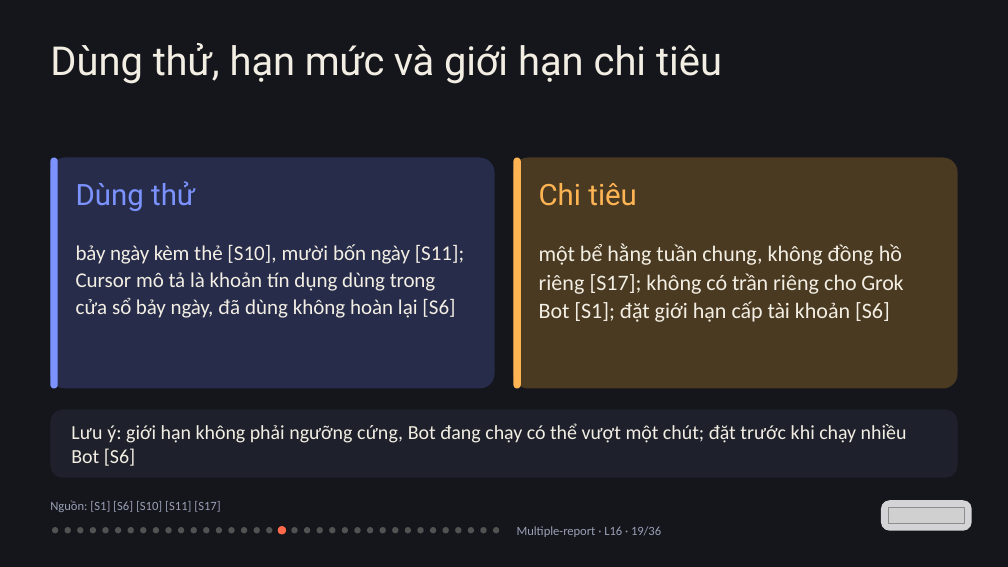
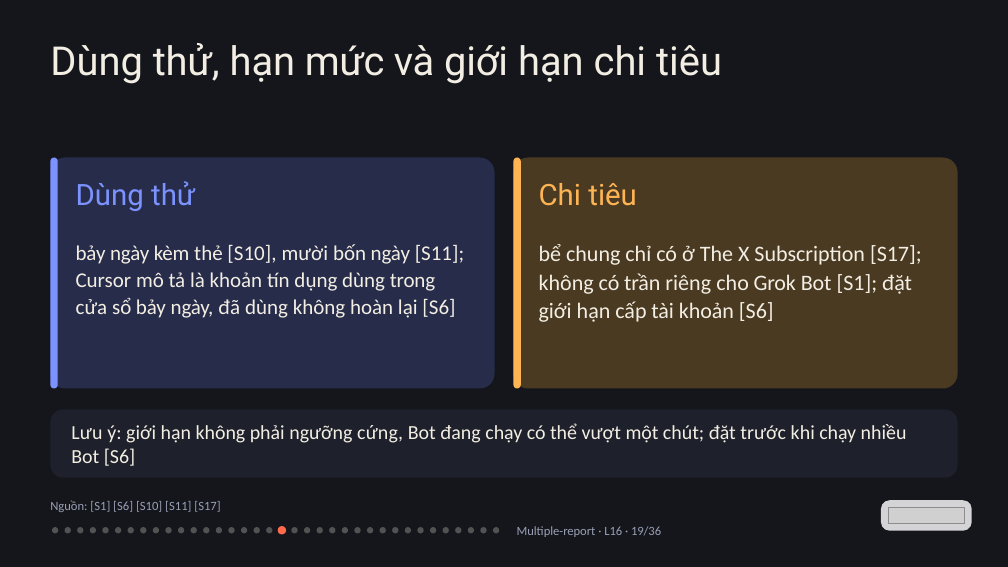
Before and after one commit to vohoailinh90/Multiple-report, a slide deck: slide 19 of lessons/L16/L16.pptx. Drawn at 1008x567 pixels with LibreOffice and Linux fonts; fonts in the diff are those of the drawing; grey boxes stand for pictures. Boxes give left, top, right and bottom in pixels: in the first picture for what was removed or moved away, otherwise in the second. Text is boxed around its words. In the diff, an @@ line names an element or a change of style, - is before the commit and + after.

```diff
--- a/lessons/L16/L16.pptx
+++ b/lessons/L16/L16.pptx
@@ text at (539, 244, 922, 322): text changed @@
-một bể hằng tuần chung, không đồng hồ riêng [S17]; không có trần riêng cho Grok Bot [S1]; đặt giới hạn cấp tài khoản [S6]
+bể chung chỉ có ở The X Subscription [S17]; không có trần riêng cho Grok Bot [S1]; đặt giới hạn cấp tài khoản [S6]
```
Also in this commit, not shown: 1 other slide changed, 1 other file.
